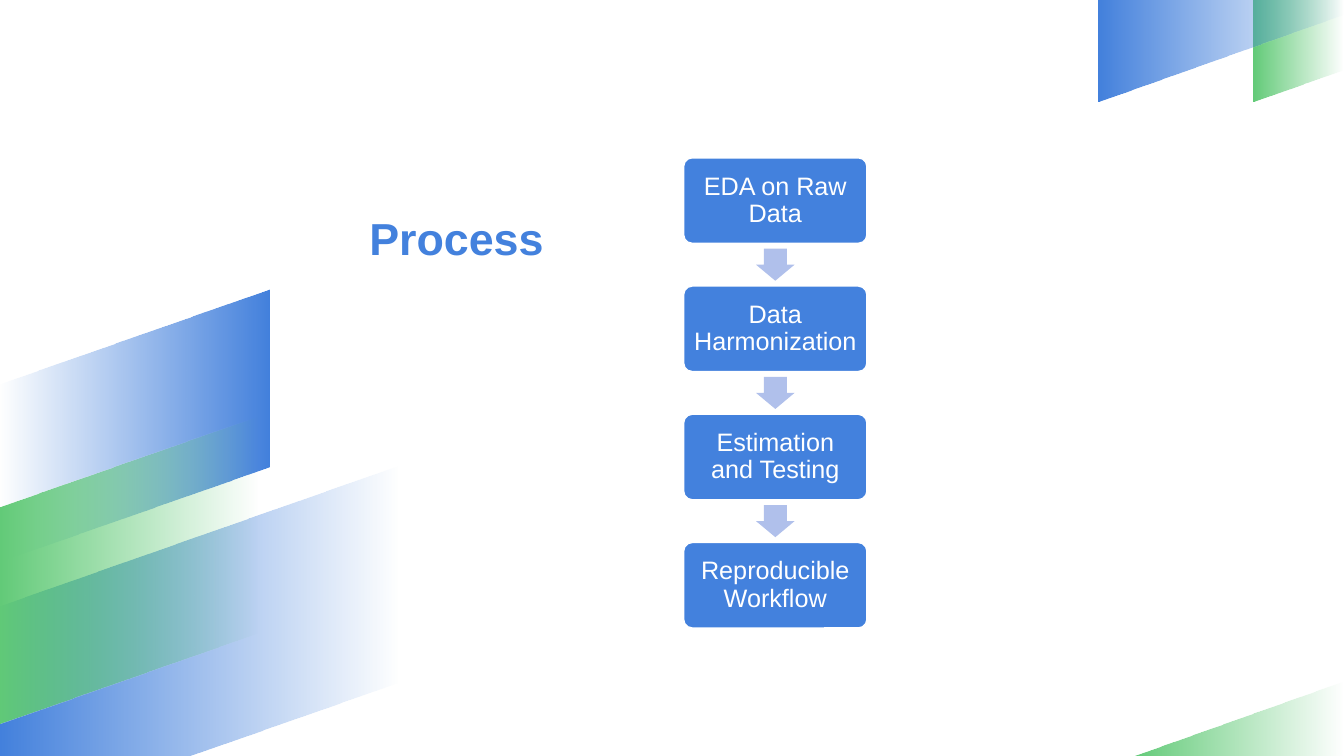
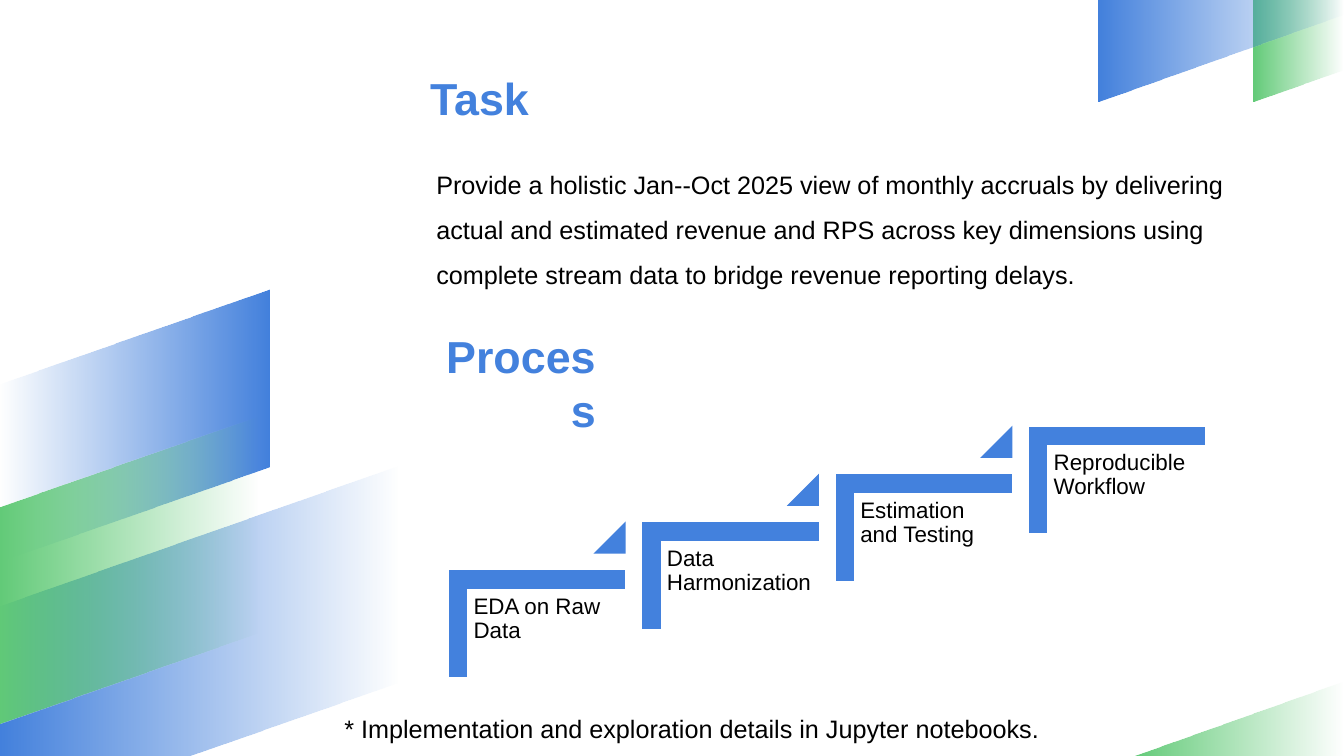
Before and after one commit to NathanPalaiologos/CMG-case-study, a slide deck: slide 2 of CMG Case Study Slide.pptx. Drawn at 1344x756 pixels with LibreOffice and Linux fonts; fonts in the diff are those of the drawing; background and template pictures are left out. Boxes give left, top, right and bottom in pixels: in the first picture for what was removed or moved away, otherwise in the second. Text is boxed around its words. In the diff, an @@ line names an element or a change of style, - is before the commit and + after.

```diff
--- a/CMG Case Study Slide.pptx
+++ b/CMG Case Study Slide.pptx
@@ text added at [430,82,529,116], 32 pt, text #4381DD, bold @@
+Task
@@ text added at [436,175,1223,290], 18 pt, text #000000 @@
+Provide a holistic Jan--Oct 2025 view of monthly accruals by delivering actual and estimated revenue and RPS across key dimensions using complete stream data to bridge revenue reporting delays.
@@ title "Process" rewrapped from [369,224,543,256] to [411,324,606,424] @@
@@ group added at [450,427,1205,677]: 4 corners, 3 triangles @@
@@ size 18 to 16 pt, text colour #FFFFFF to #000000; alignment centre to left; vertical alignment middle to top in 4 elements at [860,501,974,547], [474,598,600,639], [667,550,811,591], [1054,453,1186,495] @@
@@ text "Reproducible Workflow": place and size @@
-text "Reproducible Workflow" at [701,560,849,608]
+text "Reproducible Workflow" at [1054,453,1186,495]
@@ text "Estimation and Testing": place and size @@
-text "Estimation and Testing" at [711,432,840,483]
+text "Estimation and Testing" at [860,501,974,547]
@@ text "Data Harmonization": place and size @@
-text "Data Harmonization" at [694,305,856,351]
+text "Data Harmonization" at [667,550,811,591]
@@ group removed at [684,158,867,628]: 4 rounded rectangles, 3 right arrows @@
@@ text "EDA on Raw Data": place and size @@
-text "EDA on Raw Data" at [704,177,846,223]
+text "EDA on Raw Data" at [474,598,600,639]
@@ text added at [361,719,1039,743], 18 pt, text #000000 @@
+* Implementation and exploration details in Jupyter notebooks.
```
Also in this commit, not shown: 9 other slides changed, 10 other files.
